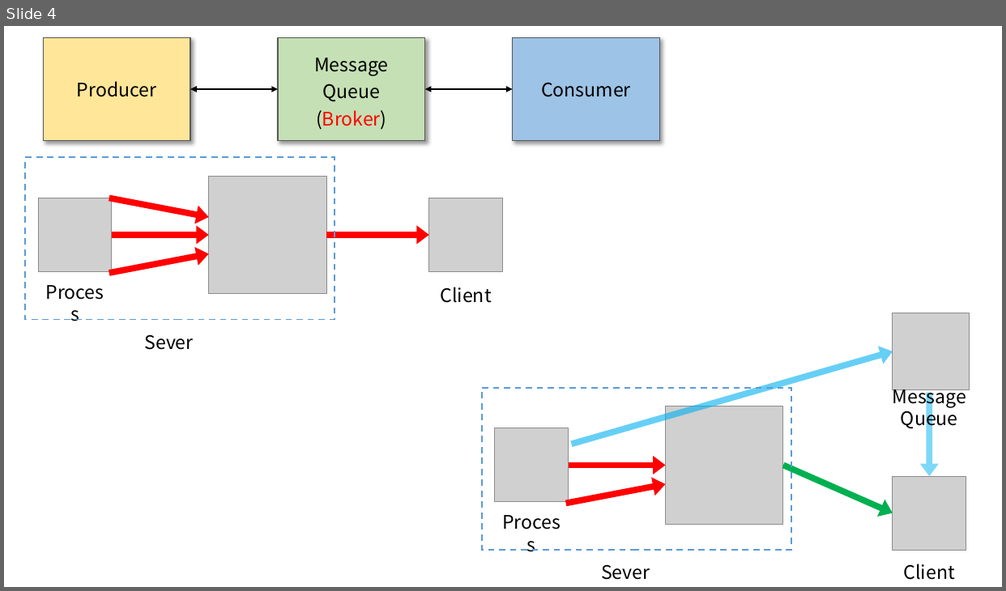
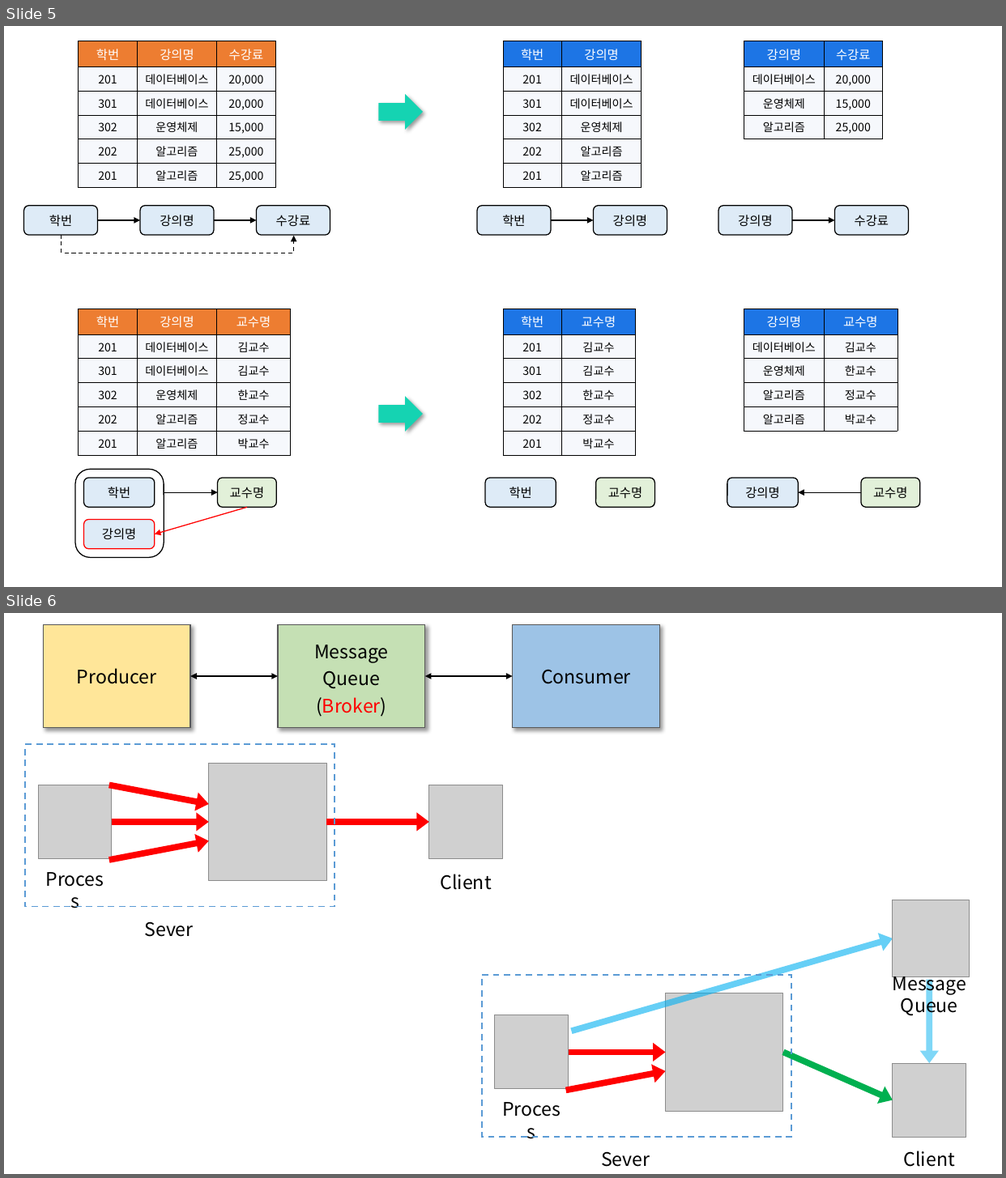
Before and after one commit to siwon-park/BackEnd-Study, a slide deck: PPT_Image.pptx. Shown one above the other, each under a label of ours: slide 4 before the commit, slides 5 and 6 after it. The pictures are 1006x591 and 1006x1178 pixels, drawn with LibreOffice and Linux fonts; fonts in the diff are those of the drawing; grey boxes stand for pictures. Boxes give left, top, right and bottom in pixels: in the first picture for what was removed or moved away, otherwise in the second. Text is boxed around its words. In the diff, an @@ line names an element or a change of style, - is before the commit and + after.

```diff
--- a/PPT_Image.pptx
+++ b/PPT_Image.pptx
@@ slide 5 added at box(4, 26, 1002, 587), background #FFFFFF @@
@@ table added at box(78, 41, 275, 186), 6 rows, 3 columns @@
+학번 | 강의명 | 수강료
+201 | 데이터베이스 | 20,000
+301 | 데이터베이스 | 20,000
+302 | 운영체제 | 15,000
+202 | 알고리즘 | 25,000
+201 | 알고리즘 | 25,000
@@ table added at box(503, 41, 641, 184), 6 rows, 2 columns @@
+학번 | 강의명
+201 | 데이터베이스
+301 | 데이터베이스
+302 | 운영체제
+202 | 알고리즘
+201 | 알고리즘
@@ table added at box(744, 41, 883, 137), 4 rows, 2 columns @@
+강의명 | 수강료
+데이터베이스 | 20,000
+운영체제 | 15,000
+알고리즘 | 25,000
@@ right arrow added at box(378, 94, 423, 130), fill #15D3B2 @@
@@ group added at box(24, 206, 330, 254): 3 rounded rectangles, 2 arrows, 1 elbow arrow @@
+강의명
+학번
+수강료
@@ rounded rectangle added at box(477, 206, 551, 235), fill #DEEBF7, outline #000000 1 pt, 12 pt, text #000000 @@
+학번
@@ rounded rectangle added at box(593, 206, 667, 235), fill #DEEBF7, outline #000000 1 pt, 12 pt, text #000000 @@
+강의명
@@ rounded rectangle added at box(719, 206, 792, 235), fill #DEEBF7, outline #000000 1 pt, 12 pt, text #000000 @@
+강의명
@@ rounded rectangle added at box(835, 206, 908, 235), fill #DEEBF7, outline #000000 1 pt, 12 pt, text #000000 @@
+수강료
@@ arrow added from (552, 220) to (593, 220), #000000 1 pt @@
@@ arrow added from (792, 220) to (835, 220), #000000 1 pt @@
@@ table added at box(78, 309, 290, 452), 6 rows, 3 columns @@
+학번 | 강의명 | 교수명
+201 | 데이터베이스 | 김교수
+301 | 데이터베이스 | 김교수
+302 | 운영체제 | 한교수
+202 | 알고리즘 | 정교수
+201 | 알고리즘 | 박교수
@@ table added at box(503, 309, 635, 452), 6 rows, 2 columns @@
+학번 | 교수명
+201 | 김교수
+301 | 김교수
+302 | 한교수
+202 | 정교수
+201 | 박교수
@@ table added at box(744, 309, 897, 428), 5 rows, 2 columns @@
+강의명 | 교수명
+데이터베이스 | 김교수
+운영체제 | 한교수
+알고리즘 | 정교수
+알고리즘 | 박교수
@@ right arrow added at box(378, 396, 423, 432), fill #15D3B2 @@
@@ rounded rectangle added at box(75, 469, 164, 557), outline #000000 1 pt @@
@@ rounded rectangle added at box(84, 478, 155, 507), fill #DEEBF7, outline #000000 1 pt, 12 pt, text #000000 @@
+학번
@@ rounded rectangle added at box(217, 478, 276, 507), fill #E2F0D9, outline #000000 1 pt, 12 pt, text #000000 @@
+교수명
@@ rounded rectangle added at box(485, 478, 556, 507), fill #DEEBF7, outline #000000 1 pt, 12 pt, text #000000 @@
+학번
@@ rounded rectangle added at box(596, 478, 655, 507), fill #E2F0D9, outline #000000 1 pt, 12 pt, text #000000 @@
+교수명
@@ rounded rectangle added at box(727, 478, 798, 507), fill #DEEBF7, outline #000000 1 pt, 12 pt, text #000000 @@
+강의명
@@ rounded rectangle added at box(861, 478, 920, 507), fill #E2F0D9, outline #000000 1 pt, 12 pt, text #000000 @@
+교수명
@@ arrow added from (247, 507) to (155, 535), #FF0000 1 pt @@
@@ arrow added from (164, 493) to (217, 493), #000000 1 pt @@
@@ arrow added from (861, 493) to (799, 493), #000000 1 pt @@
@@ rounded rectangle added at box(84, 520, 155, 549), fill #DEEBF7, outline #FF0000 1 pt, 12 pt, text #000000 @@
+강의명
@@ what was slide 4 is now slide 6 @@
```
Also in this commit, not shown: 1 slide changed, 1 other slide added, 1 other file.
